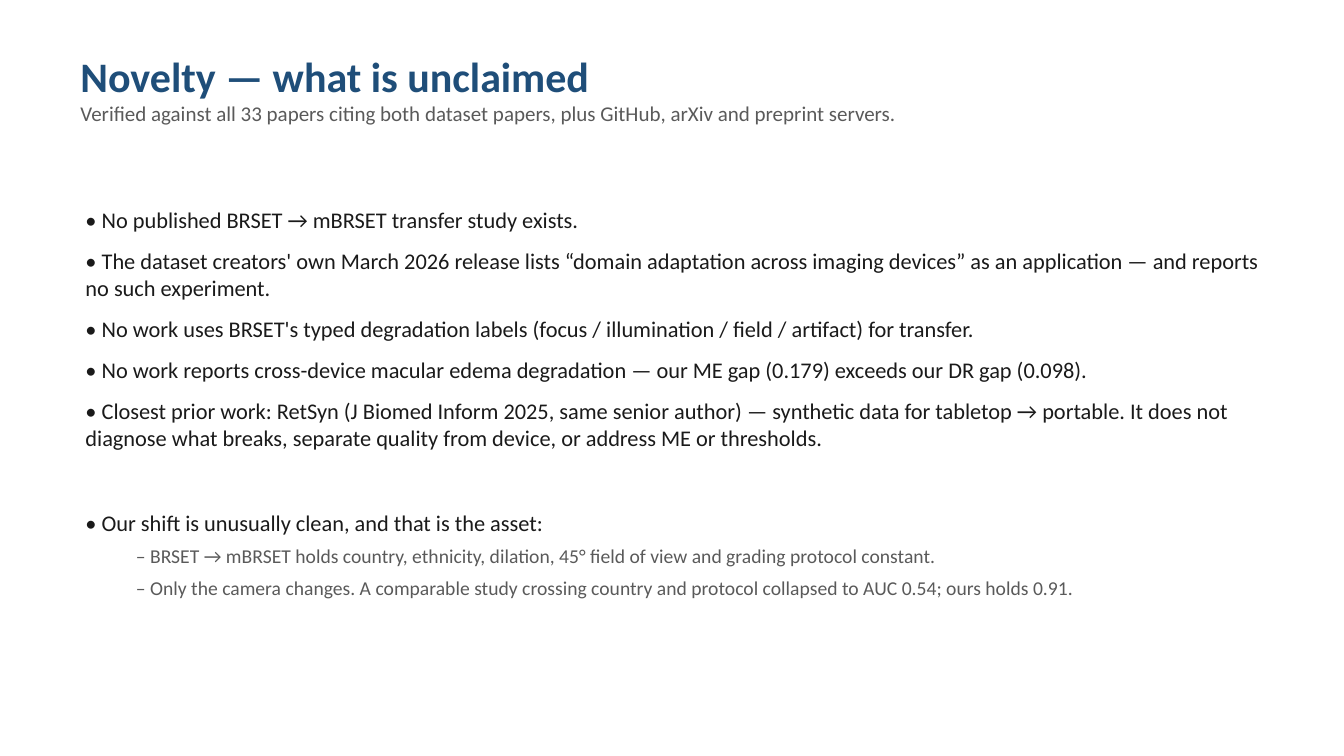
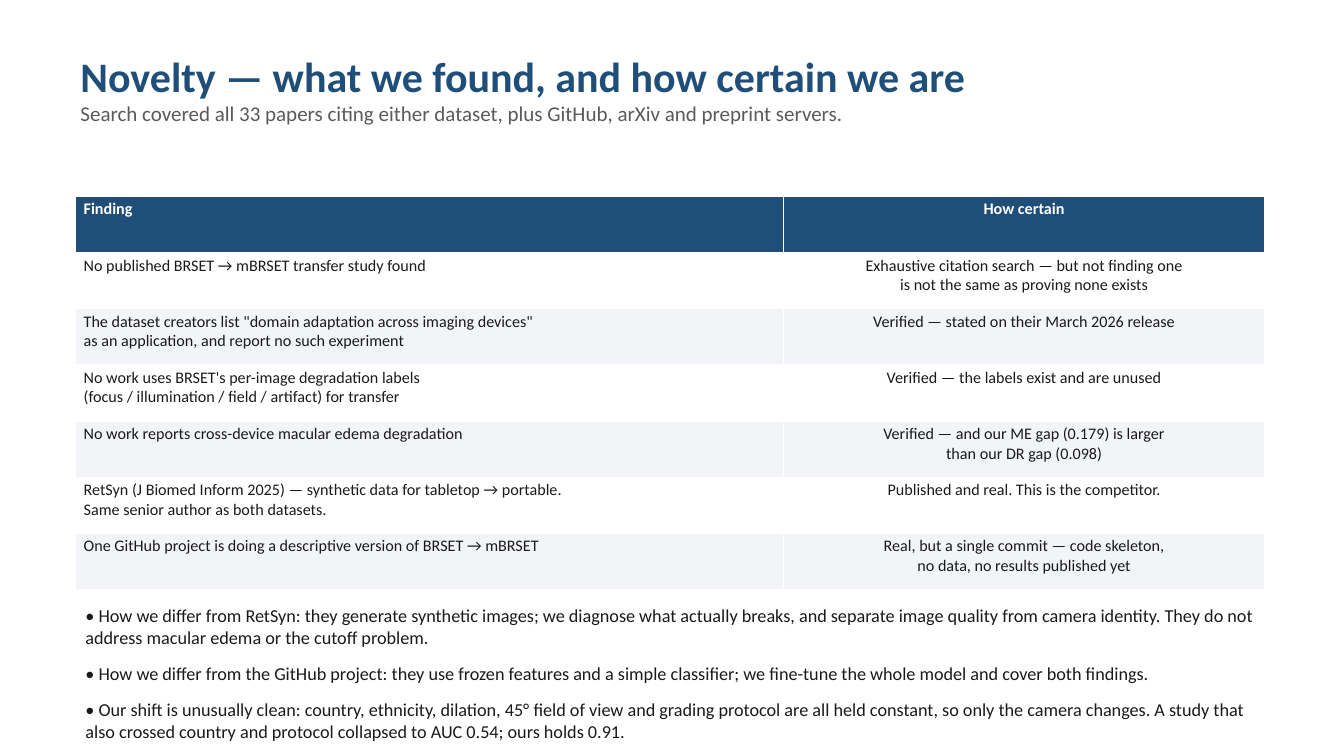
Before and after one commit to Sahith59/brset-convnextv2, a slide deck: slide 11 of presentation/BRSET_ConvNeXtV2_Progress.pptx. Drawn at 1344x756 pixels with LibreOffice and Linux fonts; fonts in the diff are those of the drawing. Boxes give left, top, right and bottom in pixels: in the first picture for what was removed or moved away, otherwise in the second. Text is boxed around its words. In the diff, an @@ line names an element or a change of style, - is before the commit and + after.

```diff
--- a/presentation/BRSET_ConvNeXtV2_Progress.pptx
+++ b/presentation/BRSET_ConvNeXtV2_Progress.pptx
@@ text at (80, 62, 965, 125): text changed @@
-Novelty — what is unclaimed
-Verified against all 33 papers citing both dataset papers, plus GitHub, arXiv and preprint servers.
+Novelty — what we found, and how certain we are
+Search covered all 33 papers citing either dataset, plus GitHub, arXiv and preprint servers.
@@ table added at (76, 197, 1265, 590), 7 rows, 2 columns @@
+Finding | How certain
+No published BRSET → mBRSET transfer study found | Exhaustive citation search — but not finding one / is not the same as proving none exists
+The dataset creators list "domain adaptation across imaging devices" / as an application, and report no such experiment | Verified — stated on their March 2026 release
+No work uses BRSET's per-image degradation labels / (focus / illumination / field / artifact) for transfer | Verified — the labels exist and are unused
+No work reports cross-device macular edema degradation | Verified — and our ME gap (0.179) is larger / than our DR gap (0.098)
+RetSyn (J Biomed Inform 2025) — synthetic data for tabletop → portable. / Same senior author as both datasets. | Published and real. This is the competitor.
+One GitHub project is doing a descriptive version of BRSET → mBRSET | Real, but a single commit — code skeleton, / no data, no results published yet
@@ text removed at (85, 212, 1258, 450) @@
-• No published BRSET → mBRSET transfer study exists.
-• The dataset creators' own March 2026 release lists “domain adaptation across imaging devices” as an application — and reports no such experiment.
-• No work uses BRSET's typed degradation labels (focus / illumination / field / artifact) for transfer.
-• No work reports cross-device macular edema degradation — our ME gap (0.179) exceeds our DR gap (0.098).
-• Closest prior work: RetSyn (J Biomed Inform 2025, same senior author) — synthetic data for tabletop → portable. It does not diagnose what breaks, separate quality from device, or address ME or thresholds.
@@ text at (85, 609, 1252, 741): text changed; size 14 to 13 pt; text colour #5A5A5A to #1A1A1A @@
-• Our shift is unusually clean, and that is the asset:
-  – BRSET → mBRSET holds country, ethnicity, dilation, 45° field of view and grading protocol constant.
-  – Only the camera changes. A comparable study crossing country and protocol collapsed to AUC 0.54; ours holds 0.91.
+• How we differ from RetSyn: they generate synthetic images; we diagnose what actually breaks, and separate image quality from camera identity. They do not address macular edema or the cutoff problem.
+• How we differ from the GitHub project: they use frozen features and a simple classifier; we fine-tune the whole model and cover both findings.
+• Our shift is unusually clean: country, ethnicity, dilation, 45° field of view and grading protocol are all held constant, so only the camera changes. A study that also crossed country and protocol collapsed to AUC 0.54; ours holds 0.91.
```
Also in this commit, not shown: 5 other slides changed, 1 other file.
